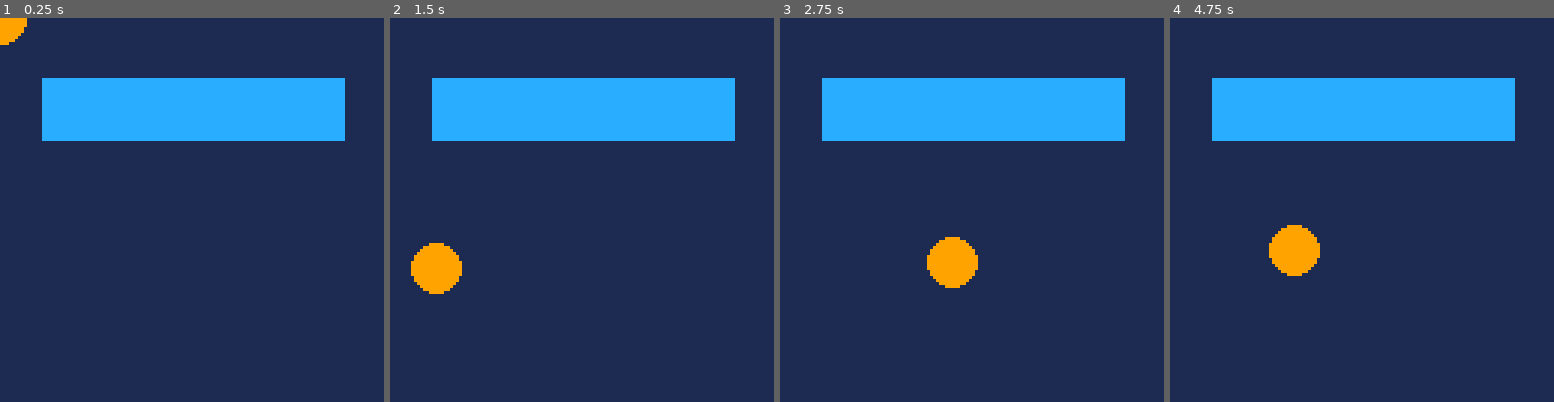
Above: before the commit, frames 1-4 (left to right).
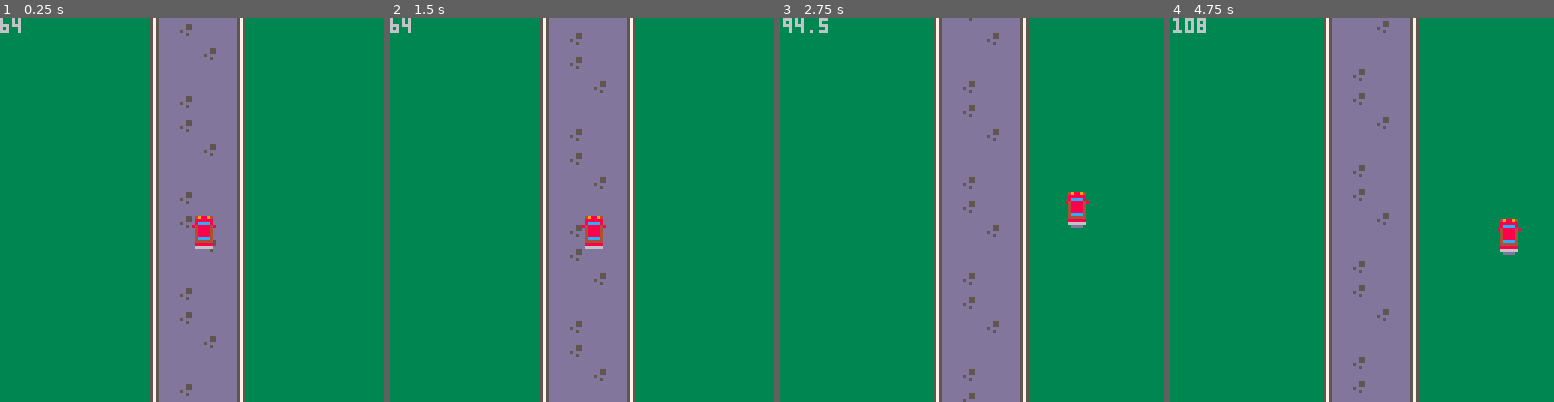
Above: after the commit, the same moments.

Repository: mbforbes/pico-8
Game: PICO-8 cartridge carts/untitled/untitled.p8
Two runs of this game, one before a commit and one after it. Both use one fixed random seed, a clock stepped at 60 frames per second and the inputs below.
Inputs (mouse positions are in pixels of both pictures, inside the frame that each line leads up to):
- Up to frame 1 (0.25 s): no input
- Up to frame 2 (1.5 s): tap X (X key) at 0.33, 1.07 s; click (670, 121) at 0.67 s; tap O (Z key) at 0.7 s; click (436, 267) at 1.22 s
- Up to frame 3 (2.75 s): hold Right 1.6-2.1 s; tap O (Z key) at 1.7, 2.1, 2.5 s; click (887, 114) at 1.77 s; tap X (X key) at 1.85 s; hold Up 2.15-2.42 s; click (952, 259) at 2.32 s; hold Right from 2.47 s (still down)
- Up to frame 4 (4.75 s): click (1404, 106) at 2.87 s; tap O (Z key) every 0.4 s from 2.9 to 4.5 s; tap X (X key) at 2.97, 4.08 s; release Right at 3.03 s; hold Left 3.08-3.58 s; click (1465, 256) at 3.42 s; hold Down 3.63-3.97 s; click (1231, 102) at 3.97 s; hold Right 4.02-4.68 s; click (1292, 248) at 4.52 s; hold Up from 4.73 s (still down)

The runs differ from the first frame. In frame 1, 100% of the frame differs, in the area x 0-100%, y 0-100%; in frame 2, 100%; in frame 3, 100%; in frame 4, 100%.

Commit message:
- road scrolling - road rows - chunks, w/ overlap by extending road rows - car, control - grass slowdown + nauseating wobble - 60fps why not?

Diff:
--- a/carts/untitled/main.lua
+++ b/carts/untitled/main.lua
@@ -1,13 +1,30 @@
 function _init()
     music(4, 1000)
-    -- enable mouse
-    poke(0x5f2d, 0x3)
 
-    -- settings
-    defaultcol = 9
+    chunks = {}
+    for offset in all({ 0, -128 }) do
+        chunk = {
+            offset = offset,
+            rows = {}
+        }
+        -- should be 7, but we'll do 8 to avoid tearing probs b/c of my bad logic
+        for i = 0, 8 do
+            add(chunk.rows, { celX = 0, celY = i % 2, celW = 4, celH = 2, localY = i * 16 })
+        end
+        add(chunks, chunk)
+    end
 
-    -- state
-    col = defaultcol
+    DEFAULT_SPEED = 1
+
+    speed = DEFAULT_SPEED
+    car = {
+        p = { x = 64, y = 64 },
+        xlim = { low = 10, high = 110 },
+        ylim = { low = 10, high = 108 }
+    }
+    roadX = { low = 47, high = 77 }
+    cam = { x = 0, y = 0 }
+    wobble = { dir = 1, delta = 1, lim = 2 }
 end
 
 -- point p {x,y}
@@ -19,34 +36,57 @@
                 and p.y <= bounds[4])
 end
 
-function _update()
-    mouse = { x = stat(32), y = stat(33) }
-    bounds = { 14, 20, 114, 40 }
+function _update60()
+    for chunk in all(chunks) do
+        chunk.offset += speed
+        if (chunk.offset >= 128) chunk.offset = -128
+    end
 
-    -- left pointer = x = btn 5
-    if btnp(5) then
-        col = 8
-        if intersects(mouse, bounds) then
-            col = 14
-            -- todo: change track
-            music(0)
+    speed_mul = 1
+    if car.p.x < roadX.low or car.p.x > roadX.high then
+        speed_mul = 0.5
+        speed = DEFAULT_SPEED * speed_mul
+        if abs(cam.x) > wobble.lim then
+            wobble.dir *= -1
         end
+        cam.x += wobble.dir * wobble.delta
     else
-        col = defaultcol
+        speed = DEFAULT_SPEED
+        cam.x = 0
     end
+
+    -- move
+    if btn(0) then
+        car.p.x -= 1 * speed_mul
+    elseif btn(1) then
+        car.p.x += 1 * speed_mul
+    end
+    if btn(2) then
+        car.p.y -= 1 * speed_mul
+    elseif btn(3) then
+        car.p.y += 1 * speed_mul
+    end
+    -- clamp
+    car.p.x = min(max(car.xlim.low, car.p.x), car.xlim.high)
+    car.p.y = min(max(car.ylim.low, car.p.y), car.ylim.high)
 end
 
 function _draw()
-    cls(1)
+    cls(3)
 
-    -- draw hit area
-    bcol = 12
-    if intersects(mouse, bounds) then
-        bcol = 3
+    camera(cam.x, cam.y)
+
+    print(car.p.x)
+
+    for chunk in all(chunks) do
+        for rr in all(chunk.rows) do
+            -- print(rr.localY)
+            map(rr.celX, rr.celY, 50, chunk.offset + rr.localY, rr.celW, rr.celH)
+        end
     end
-    rectfill(14, 20, 114, 40, bcol)
+    -- map(0, 3, 50, y, 4, 2)
 
-    -- draw mouse
-    -- x, y, r, color
-    circfill(stat(32), stat(33), 8, col)
+    -- draw car (2 parts)
+    spr(191, car.p.x, car.p.y)
+    spr(207, car.p.x, car.p.y + 8)
 end
--- a/carts/untitled/untitled.p8
+++ b/carts/untitled/untitled.p8
@@ -2,16 +2,6 @@
 version 43
 __lua__
 #include main.lua
-…(8 lines of a section not shown)…
-__map__
-0000000000000000000000010000000000000000000000000000000000000000000000000000000000000000000000000000000000000000000000000000000000000000000000000000000000000000000000000000000000000000000000000000000000000000000000000000000000000000000000000000000000000000
 
 
 
@@ -25,3 +15,138 @@
 
 
 
+…(117 lines of a section not shown)…
+__map__
+5556565800000000000000010000000000000000000000000000000000000000000000000000000000000000000000000000000000000000000000000000000000000000000000000000000000000000000000000000000000000000000000000000000000000000000000000000000000000000000000000000000000000000
+5557565800000000000000000000000000000000000000000000000000000000000000000000000000000000000000000000000000000000000000000000000000000000000000000000000000000000000000000000000000000000000000000000000000000000000000000000000000000000000000000000000000000000
+5556575800000000000000000000000000000000000000000000000000000000000000000000000000000000000000000000000000000000000000000000000000000000000000000000000000000000000000000000000000000000000000000000000000000000000000000000000000000000000000000000000000000000
+5557565800000000000000000000000000000000000000000000000000000000000000000000000000000000000000000000000000000000000000000000000000000000000000000000000000000000000000000000000000000000000000000000000000000000000000000000000000000000000000000000000000000000
+…(13 lines of a section not shown)…
Not shown, changed: 128 lines of the sprite sheet (__gfx__) section of carts/untitled/untitled.p8
